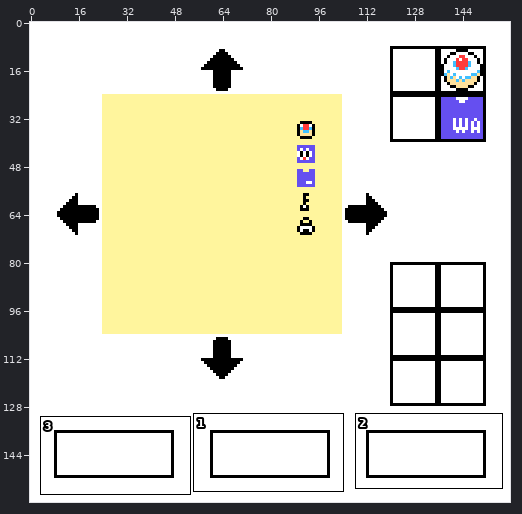
Two states of a pixel-art file, wasm_maze/images/maze_maker_scene.aseprite. The first picture is a wide view before the edit; the outline marks the close-up.
Close-up. Before the edit:
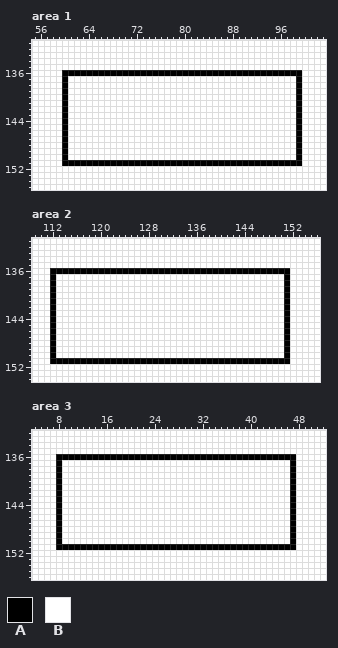
160x160 pixels, 1 frame. Shown: area 1: x 55..103, y 131..155; area 2: x 109..156, y 131..154; area 3: x 4..52, y 132..156. The commit also changed other parts of the picture, which this record leaves out.
Visible layers, top first: "mini_icons", "Layer 2", "Layer 1".
Palette (. is transparent): A #000000  B #ffffff
Pixels before, area 1, first column x 55:
131 BBBBBBBBBBBBBBBBBBBBBBBBBBBBBBBBBBBBBBBBBBBBBBBBB
132 BBBBBBBBBBBBBBBBBBBBBBBBBBBBBBBBBBBBBBBBBBBBBBBBB
133 BBBBBBBBBBBBBBBBBBBBBBBBBBBBBBBBBBBBBBBBBBBBBBBBB
134 BBBBBBBBBBBBBBBBBBBBBBBBBBBBBBBBBBBBBBBBBBBBBBBBB
135 BBBBBBBBBBBBBBBBBBBBBBBBBBBBBBBBBBBBBBBBBBBBBBBBB
136 BBBBBAAAAAAAAAAAAAAAAAAAAAAAAAAAAAAAAAAAAAAAABBBB
137 BBBBBABBBBBBBBBBBBBBBBBBBBBBBBBBBBBBBBBBBBBBABBBB
138 BBBBBABBBBBBBBBBBBBBBBBBBBBBBBBBBBBBBBBBBBBBABBBB
139 BBBBBABBBBBBBBBBBBBBBBBBBBBBBBBBBBBBBBBBBBBBABBBB
140 BBBBBABBBBBBBBBBBBBBBBBBBBBBBBBBBBBBBBBBBBBBABBBB
141 BBBBBABBBBBBBBBBBBBBBBBBBBBBBBBBBBBBBBBBBBBBABBBB
142 BBBBBABBBBBBBBBBBBBBBBBBBBBBBBBBBBBBBBBBBBBBABBBB
143 BBBBBABBBBBBBBBBBBBBBBBBBBBBBBBBBBBBBBBBBBBBABBBB
144 BBBBBABBBBBBBBBBBBBBBBBBBBBBBBBBBBBBBBBBBBBBABBBB
145 BBBBBABBBBBBBBBBBBBBBBBBBBBBBBBBBBBBBBBBBBBBABBBB
146 BBBBBABBBBBBBBBBBBBBBBBBBBBBBBBBBBBBBBBBBBBBABBBB
147 BBBBBABBBBBBBBBBBBBBBBBBBBBBBBBBBBBBBBBBBBBBABBBB
148 BBBBBABBBBBBBBBBBBBBBBBBBBBBBBBBBBBBBBBBBBBBABBBB
149 BBBBBABBBBBBBBBBBBBBBBBBBBBBBBBBBBBBBBBBBBBBABBBB
150 BBBBBABBBBBBBBBBBBBBBBBBBBBBBBBBBBBBBBBBBBBBABBBB
151 BBBBBAAAAAAAAAAAAAAAAAAAAAAAAAAAAAAAAAAAAAAAABBBB
152 BBBBBBBBBBBBBBBBBBBBBBBBBBBBBBBBBBBBBBBBBBBBBBBBB
153 BBBBBBBBBBBBBBBBBBBBBBBBBBBBBBBBBBBBBBBBBBBBBBBBB
154 BBBBBBBBBBBBBBBBBBBBBBBBBBBBBBBBBBBBBBBBBBBBBBBBB
155 BBBBBBBBBBBBBBBBBBBBBBBBBBBBBBBBBBBBBBBBBBBBBBBBB
Pixels before, area 2, first column x 109:
131 BBBBBBBBBBBBBBBBBBBBBBBBBBBBBBBBBBBBBBBBBBBBBBBB
132 BBBBBBBBBBBBBBBBBBBBBBBBBBBBBBBBBBBBBBBBBBBBBBBB
133 BBBBBBBBBBBBBBBBBBBBBBBBBBBBBBBBBBBBBBBBBBBBBBBB
134 BBBBBBBBBBBBBBBBBBBBBBBBBBBBBBBBBBBBBBBBBBBBBBBB
135 BBBBBBBBBBBBBBBBBBBBBBBBBBBBBBBBBBBBBBBBBBBBBBBB
136 BBBAAAAAAAAAAAAAAAAAAAAAAAAAAAAAAAAAAAAAAAABBBBB
137 BBBABBBBBBBBBBBBBBBBBBBBBBBBBBBBBBBBBBBBBBABBBBB
138 BBBABBBBBBBBBBBBBBBBBBBBBBBBBBBBBBBBBBBBBBABBBBB
139 BBBABBBBBBBBBBBBBBBBBBBBBBBBBBBBBBBBBBBBBBABBBBB
140 BBBABBBBBBBBBBBBBBBBBBBBBBBBBBBBBBBBBBBBBBABBBBB
141 BBBABBBBBBBBBBBBBBBBBBBBBBBBBBBBBBBBBBBBBBABBBBB
142 BBBABBBBBBBBBBBBBBBBBBBBBBBBBBBBBBBBBBBBBBABBBBB
143 BBBABBBBBBBBBBBBBBBBBBBBBBBBBBBBBBBBBBBBBBABBBBB
144 BBBABBBBBBBBBBBBBBBBBBBBBBBBBBBBBBBBBBBBBBABBBBB
145 BBBABBBBBBBBBBBBBBBBBBBBBBBBBBBBBBBBBBBBBBABBBBB
146 BBBABBBBBBBBBBBBBBBBBBBBBBBBBBBBBBBBBBBBBBABBBBB
147 BBBABBBBBBBBBBBBBBBBBBBBBBBBBBBBBBBBBBBBBBABBBBB
148 BBBABBBBBBBBBBBBBBBBBBBBBBBBBBBBBBBBBBBBBBABBBBB
149 BBBABBBBBBBBBBBBBBBBBBBBBBBBBBBBBBBBBBBBBBABBBBB
150 BBBABBBBBBBBBBBBBBBBBBBBBBBBBBBBBBBBBBBBBBABBBBB
151 BBBAAAAAAAAAAAAAAAAAAAAAAAAAAAAAAAAAAAAAAAABBBBB
152 BBBBBBBBBBBBBBBBBBBBBBBBBBBBBBBBBBBBBBBBBBBBBBBB
153 BBBBBBBBBBBBBBBBBBBBBBBBBBBBBBBBBBBBBBBBBBBBBBBB
154 BBBBBBBBBBBBBBBBBBBBBBBBBBBBBBBBBBBBBBBBBBBBBBBB
Pixels before, area 3, first column x 4:
132 BBBBBBBBBBBBBBBBBBBBBBBBBBBBBBBBBBBBBBBBBBBBBBBBB
133 BBBBBBBBBBBBBBBBBBBBBBBBBBBBBBBBBBBBBBBBBBBBBBBBB
134 BBBBBBBBBBBBBBBBBBBBBBBBBBBBBBBBBBBBBBBBBBBBBBBBB
135 BBBBBBBBBBBBBBBBBBBBBBBBBBBBBBBBBBBBBBBBBBBBBBBBB
136 BBBBAAAAAAAAAAAAAAAAAAAAAAAAAAAAAAAAAAAAAAAABBBBB
137 BBBBABBBBBBBBBBBBBBBBBBBBBBBBBBBBBBBBBBBBBBABBBBB
138 BBBBABBBBBBBBBBBBBBBBBBBBBBBBBBBBBBBBBBBBBBABBBBB
139 BBBBABBBBBBBBBBBBBBBBBBBBBBBBBBBBBBBBBBBBBBABBBBB
140 BBBBABBBBBBBBBBBBBBBBBBBBBBBBBBBBBBBBBBBBBBABBBBB
141 BBBBABBBBBBBBBBBBBBBBBBBBBBBBBBBBBBBBBBBBBBABBBBB
142 BBBBABBBBBBBBBBBBBBBBBBBBBBBBBBBBBBBBBBBBBBABBBBB
143 BBBBABBBBBBBBBBBBBBBBBBBBBBBBBBBBBBBBBBBBBBABBBBB
144 BBBBABBBBBBBBBBBBBBBBBBBBBBBBBBBBBBBBBBBBBBABBBBB
145 BBBBABBBBBBBBBBBBBBBBBBBBBBBBBBBBBBBBBBBBBBABBBBB
146 BBBBABBBBBBBBBBBBBBBBBBBBBBBBBBBBBBBBBBBBBBABBBBB
147 BBBBABBBBBBBBBBBBBBBBBBBBBBBBBBBBBBBBBBBBBBABBBBB
148 BBBBABBBBBBBBBBBBBBBBBBBBBBBBBBBBBBBBBBBBBBABBBBB
149 BBBBABBBBBBBBBBBBBBBBBBBBBBBBBBBBBBBBBBBBBBABBBBB
150 BBBBABBBBBBBBBBBBBBBBBBBBBBBBBBBBBBBBBBBBBBABBBBB
151 BBBBAAAAAAAAAAAAAAAAAAAAAAAAAAAAAAAAAAAAAAAABBBBB
152 BBBBBBBBBBBBBBBBBBBBBBBBBBBBBBBBBBBBBBBBBBBBBBBBB
153 BBBBBBBBBBBBBBBBBBBBBBBBBBBBBBBBBBBBBBBBBBBBBBBBB
154 BBBBBBBBBBBBBBBBBBBBBBBBBBBBBBBBBBBBBBBBBBBBBBBBB
155 BBBBBBBBBBBBBBBBBBBBBBBBBBBBBBBBBBBBBBBBBBBBBBBBB
156 BBBBBBBBBBBBBBBBBBBBBBBBBBBBBBBBBBBBBBBBBBBBBBBBB
Once edited:
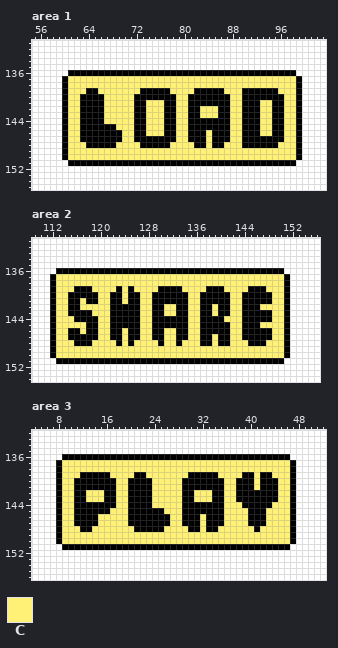
Colours new in this view: C #fff176
From old to new:
Changed rows in their new state; - is an unchanged pixel.
Area 1, layer "Layer 2":
first column x 60:
136 B--------------------------------------B
137 -CCCCCCCCCCCCCCCCCCCCCCCCCCCCCCCCCCCCCC-
138 -CCCCCCCCCCCCCCCCCCCCCCCCCCCCCCCCCCCCCC-
139 -CCCAACCCCCCCAAAAACCCCAAAAACCCAAAAAACCC-
140 -CCAAAACCCCCAAAAAAACCAAAAAAACCAAAAAAACC-
141 -CCAAAACCCCCAACCCAACCAAAAAAACCAAACCAACC-
142 -CCAAAACCCCCAACCCAACCAACCCAACCAAACCAACC-
143 -CCAAAACCCCCAACCCAACCAACCCAACCAAACCAACC-
144 -CCAAAACCCCCAACCCAACCAAAAAAACCAAACCAACC-
145 -CCAAAAAACCCAACCCAACCAAAAAAACCAAACCAACC-
146 -CCAAAAAAACCAACCCAACCAAACAAACCAAACCAACC-
147 -CCAAAAAAACCAAAAAAACCAAACAAACCAAAAAAACC-
148 -CCCAAAAACCCCAAAAACCCCAACAACCCAAAAAACCC-
149 -CCCCCCCCCCCCCCCCCCCCCCCCCCCCCCCCCCCCCC-
150 -CCCCCCCCCCCCCCCCCCCCCCCCCCCCCCCCCCCCCC-
151 B--------------------------------------B
Area 2, layer "Layer 2":
first column x 112:
136 B--------------------------------------B
137 -CCCCCCCCCCCCCCCCCCCCCCCCCCCCCCCCCCCCCC-
138 -CCCCCCCCCCCCCCCCCCCCCCCCCCCCCCCCCCCCCC-
139 -CCCAAACCCCACACCCCAAAACCCCAAACCCCAAACCC-
140 -CCAAAAACCAACAACCAAAAAACCAAAAACCAAAAACC-
141 -CCAACAACCAACAACCAAAAAACCAAAAACCAAAAACC-
142 -CCAACCCCCAAAAACCAACCAACCAACAACCAAACCCC-
143 -CCAAAACCCAAAAACCAACCAACCAACAACCAAAAACC-
144 -CCCAAAACCAAAAACCAAAAAACCAAAACCCAAAAACC-
145 -CCCCCAACCAAAAACCAAAAAACCAAAAACCAAACCCC-
146 -CCAACAACCAACAACCAACCAACCAAAAACCAAAAACC-
147 -CCAAAAACCAACAACCAACCAACCAACAACCAAAAACC-
148 -CCCAAACCCCACACCCCACCACCCAACAACCCAAACCC-
149 -CCCCCCCCCCCCCCCCCCCCCCCCCCCCCCCCCCCCCC-
150 -CCCCCCCCCCCCCCCCCCCCCCCCCCCCCCCCCCCCCC-
151 B--------------------------------------B
Area 3, layer "Layer 2":
first column x 8:
136 B--------------------------------------B
137 -CCCCCCCCCCCCCCCCCCCCCCCCCCCCCCCCCCCCCC-
138 -CCCCCCCCCCCCCCCCCCCCCCCCCCCCCCCCCCCCCC-
139 -CCCAAAAACCCCAACCCCCCCAAAAACCCCAACAACCC-
140 -CCAAAAAAACCAAAACCCCCAAAAAAACCAAACAAACC-
141 -CCAAAAAAACCAAAACCCCCAAAAAAACCAAACAAACC-
142 -CCAACCCAACCAAAACCCCCAACCCAACCAAAAAAACC-
143 -CCAACCCAACCAAAACCCCCAACCCAACCAAAAAAACC-
144 -CCAAAAAAACCAAAACCCCCAAAAAAACCCAAAAACCC-
145 -CCAAAAAACCCAAAAAACCCAAAAAAACCCCAAACCCC-
146 -CCAAAACCCCCAAAAAAACCAAACAAACCCCAAACCCC-
147 -CCAAAACCCCCAAAAAAACCAAACAAACCCCAAACCCC-
148 -CCCAACCCCCCCAAAAACCCCAACAACCCCCCACCCCC-
149 -CCCCCCCCCCCCCCCCCCCCCCCCCCCCCCCCCCCCCC-
150 -CCCCCCCCCCCCCCCCCCCCCCCCCCCCCCCCCCCCCC-
151 B--------------------------------------B
Pixel boxes of the changes (left, top, right, bottom) in both close-ups:
changed: (62, 70, 302, 166)
changed: (50, 268, 290, 364)
changed: (56, 454, 296, 550)
